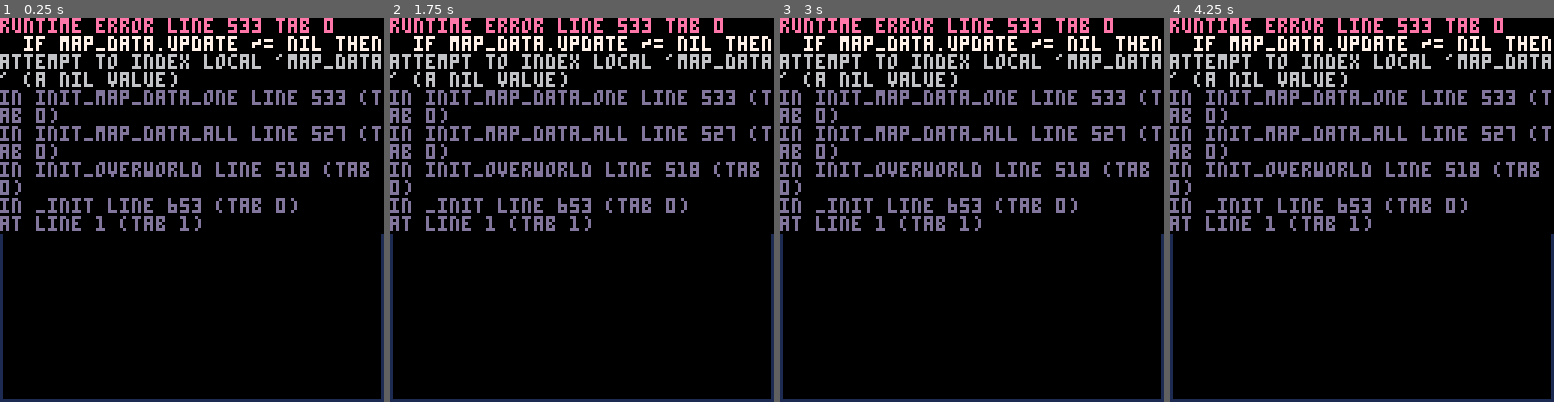
Above: before the commit, frames 1-4 (left to right).
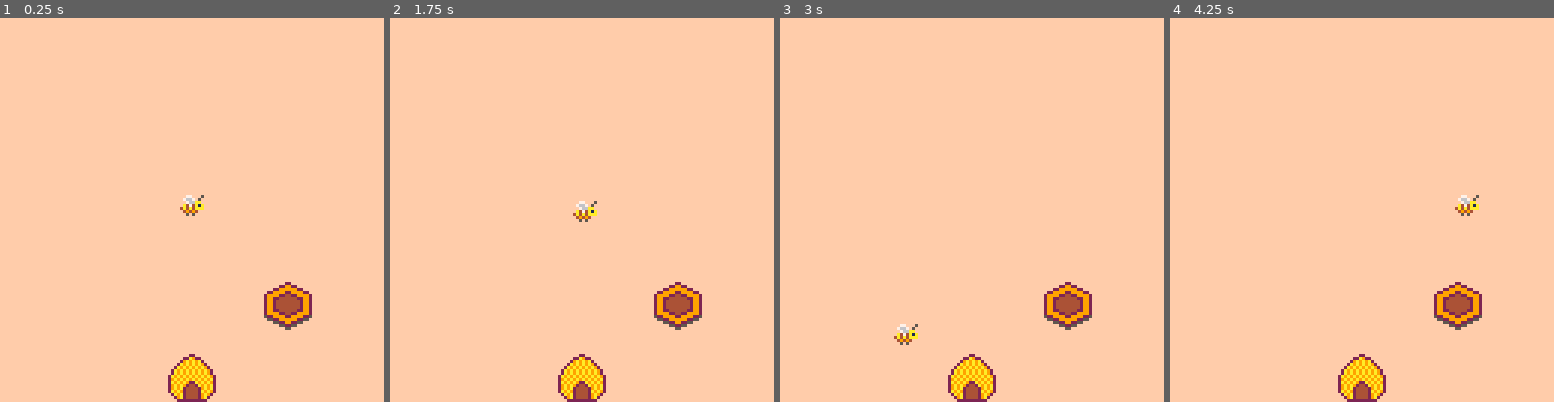
Above: after the commit, the same moments.

Repository: global-game-jam-2019-team/the_letter_bee
Game: PICO-8 cartridge the_letter_bee_art_sound_backup.p8
Two runs of this game, one before a commit and one after it. Both use one fixed random seed, a clock stepped at 60 frames per second and the inputs below.
Inputs:
- Up to frame 1 (0.25 s): no input
- Up to frame 2 (1.75 s): tap O (Z key) at 0.33, 0.7, 1.43 s; tap X (X key) at 1.07 s
- Up to frame 3 (3 s): hold Left 1.97-2.37 s; tap X (X key) at 2.07, 2.4, 2.73 s; tap O (Z key) at 2.22 s; hold Down 2.42-2.82 s; hold Right from 2.87 s (still down)
- Up to frame 4 (4.25 s): tap X (X key) every 0.33 s from 3.07 to 4.07 s; tap O (Z key) at 3.1, 3.98 s; release Right at 3.53 s; hold Up 3.58-4.08 s; hold Right from 4.13 s (still down)

The runs differ from the first frame. In frame 1, 100% of the frame differs, in the area x 0-100%, y 0-100%; in frame 2, 100%; in frame 3, 100%; in frame 4, 100%.
Error before the commit: runtime error line 533 tab 0; if map_data.update ~= nil then; attempt to index local 'map_data' (a nil value)

Commit message:
busy bee two

Diff:
--- a/the_letter_bee.p8
+++ b/the_letter_bee.p8
@@ -726,9 +726,9 @@
 000bb000000cc000000ee000299224444442299200005552444400005445666f456664f00000000033333333333333333333333333333333000dd222dddd0000
 000000000000000000000000299244444444299200005222244400000445666f456664f00000000033333e3333333333333333833333333300ff22222dd00000
 000000000000000000000000299244444444299200005222244400000ff5666ff5666ff0000000005333e7e33333393333333878333333330ffff222ffd00000
-000770000000000000000000299244444444299200005222444400000f45666445666f400000000035333e33333397933333338333333335000ffd2dffff0000
-007777770000000000777700299224444442299200005552444400000f444f444f444f40000000000335333333333933333333333333535000000dddffff3000
-007777777770000007555570299992244229999200005222244400000ffffff88ffffff0000000000053353333333333333333333333350000000ddd33f3b000
+000770000000000000000000299244444444299200005222444400000f45666445666f401060000035333e33333397933333338333333335000ffd2dffff0000
+007777770000000000777700299224444442299200005552444400000f444f444f444f40095000000335333333333933333333333333535000000dddffff3000
+007777777770000007555570299992244229999200005222244400000ffffff88ffffff0999900000053353333333333333333333333350000000ddd33f3b000
 07777777777777000700007052299992299992250000522224440000044f4488884f44f00000000000035353333333333333333333533000000000d003330000
 07777777777777770677776005522999999225500005555244444000044f4485684f44f0000000000000055333333333333333333535000000000000003b0000
 676776766767767700666600000552299225500000552222444444000fffff8888fffff0000000000000000533333333333333333550000000000000b0300000
--- a/the_letter_bee_art_sound_backup.p8
+++ b/the_letter_bee_art_sound_backup.p8
@@ -15,6 +15,7 @@
    cycling = false, cycle_timer = 0,
    col = 8, mode = 1, point_right = true,
    r = 4,
+   sprite="bee",
    carry_sprite=nil}
 local bee_gravity = 0
 local bee_speed = 3 -- 1.75
@@ -149,6 +150,10 @@
   -- todo: tree.
 }
 
+_sfx = {
+  hurt = 8
+}
+
 -- gathers spr parameters
 function s(name, x, y, flip_x, flip_y)
   local sd = _s[name]
@@ -165,6 +170,16 @@
   if p.carry_sprite ~= nil then return end
   p.carry_sprite = entity.type
   del(entities, entity)
+end
+
+-- entity reaction: hurt
+function er_hurt(entity, entities)
+  local knockback = 10
+  p.sprite = "bee_pink"
+  sfx(_sfx.hurt)
+  local theta = atan2(p.x-entity.x, p.y-entity.y)
+  p.x = p.x + cos(theta) * knockback
+  p.y = p.y + sin(theta) * knockback
 end
 
 -- entity reaction: drop
@@ -236,6 +251,7 @@
 end
 
 function update_bee()
+  p.sprite = "bee"
   p.y = p.y + bee_gravity
   if t % bee_jank_skip_rate ~= 0 then
     local angle = rnd(1)
@@ -258,7 +274,7 @@
   if p.x < hive_wall_thickness then p.x = hive_wall_thickness end
 end
 
-function control()
+function control(entities)
   -- left
   if b(0).isdown then
     p.x = p.x - bee_speed
@@ -273,16 +289,17 @@
   if b(2).isdown then p.y = p.y - bee_speed end
   -- down
   if b(3).isdown then p.y = p.y + bee_speed end
+
+  if b(4).isdown then er_drop(null, entities) end
 end
 
 -- determines which entities the bee is touching
 function check_overlap(entities)
-  local bee_r = _s["bee"].r
+  local bee_r = _s[p.sprite].r
   for i=#entities,1,-1 do
     local e = entities[i]
     e.is_touched = false
     local sprite = _s[e.type]
-    -- log("checking", e.type,e.x, )
     local e_r = sprite.r
     if e_r ~= nil then
       local dx = e.x - p.x
@@ -292,10 +309,10 @@
         local d2_limit = pow2(bee_r + e_r)
         if d2 < d2_limit then
           e.is_touched = true
-          log("colliding", e.type, bee_r, e_r)
-          log("colliding", dx, dy)
-          log("colliding", d2, d2_limit)
-          log("colliding", e.x, e.y, p.x, p.y)
+          -- log("colliding", e.type, bee_r, e_r)
+          -- log("colliding", dx, dy)
+          -- log("colliding", d2, d2_limit)
+          -- log("colliding", e.x, e.y, p.x, p.y)
         end
       end
     end
@@ -304,14 +321,14 @@
 
 -- reacts to the bee touching entities
 function apply_overlap(entities)
-  _s.bee.n = 1
+  -- _s.bee.n = 1
   for i=#entities,1,-1 do
     local e = entities[i]
     if e.is_touched then
-      _s.bee.n = 2
+      -- _s.bee.n = 2
       local reactions = e.reactions
       if reactions ~= nil then
-        log("#reactions", #reactions)
+        -- log("#reactions", #reactions)
         for reaction in all(reactions) do
           reaction(e, entities)
         end
@@ -325,7 +342,7 @@
     local e = entities[i]
     local updates = e.updates
     if updates ~= nil then
-      log("#updates", #updates)
+      -- log("#updates", #updates)
       for update in all(updates) do
         update(e, entities)
       end
@@ -336,7 +353,7 @@
 function update_camera()
   cam_x_right_limit = p.x - cam_x_screen_limit
   cam_x_left_limit = p.x - (128 - cam_x_screen_limit)
-  log("bee", cam_x_right_limit, cam_x_left_limit, p.x)
+  -- log("bee", cam_x_right_limit, cam_x_left_limit, p.x)
   if cam_x > cam_x_right_limit then cam_x = cam_x_right_limit end
   if cam_x < cam_x_left_limit then cam_x = cam_x_left_limit end
 end
@@ -378,7 +395,7 @@
 
 function pick_map_old()
   local i = rnd_index(available_maps)
-  log("map", i, #available_maps)
+  -- log("map", i, #available_maps)
   return available_maps[rnd_index(available_maps)]
 end
 
@@ -445,7 +462,7 @@
   t = (t + 1) % 32767
   update_buttons()
   update_bee()
-  control()
+  control(overworld_entities)
   apply_floors(overworld_entities)
   apply_entity_updates(overworld_entities)
   check_overlap(overworld_entities)
@@ -454,6 +471,11 @@
   apply_map_updates(overworld_updates)
 
   update_camera()
+  if t % 10 < 5 then
+    _s.food.cy = 5
+  else
+    _s.food.cy = 4
+  end
 
   log("stats","mem",stat(0),"cpu",stat(1))
 end
@@ -490,12 +512,12 @@
 
   -- bee carry
   if p.carry_sprite ~= nil then
-    local offset_y = _s.bee.cy + _s[p.carry_sprite].cy
+    local offset_y = _s[p.sprite].cy + _s[p.carry_sprite].cy
     spr(s(p.carry_sprite, p.x, p.y + offset_y))
   end
 
   -- bee
-  spr(s("bee", p.x, p.y, not p.point_right))
+  spr(s(p.sprite, p.x, p.y, not p.point_right))
 end
 
 function go_to_overworld()
@@ -513,8 +535,8 @@
 
 function init_overworld()
   home_map = 1
-  map_list_left = {2,3,4,5}
-  map_list_right = {2,3,4,5}
+  map_list_left = {2,3} --4,5
+  map_list_right = {2,3} --4,5
   overworld_entities = {}
   overworld_updates = {}
   init_map_data_all({home_map}, 0)
@@ -557,10 +579,10 @@
   t = (t + 1) % 32767
   update_buttons()
   update_bee()
-  control()
+  control(hive_entities)
 
   apply_hive_walls(hive_entities)
-  apply_entity_updates(overworld_entities)
+  apply_entity_updates(hive_entities)
   check_overlap(hive_entities)
   apply_overlap(hive_entities)
 
@@ -579,11 +601,11 @@
 
   -- bee carry
   if p.carry_sprite ~= nil then
-    local offset_y = _s.bee.cy + _s[p.carry_sprite].cy
+    local offset_y = _s[p.sprite].cy + _s[p.carry_sprite].cy
     spr(s(p.carry_sprite, p.x, p.y + offset_y))
   end
   -- bee
-  spr(s("bee", p.x, p.y, not p.point_right))
+  spr(s(p.sprite, p.x, p.y, not p.point_right))
 end
 
 function go_to_hive()
@@ -599,6 +621,19 @@
   if entity.y > floor_y then entity.y = floor_y end
 end
 
+function eu_wasp_cycle(entity, entities)
+  -- https://en.wikipedia.org/wiki/rose_(mathematics)
+  local n = 4;
+  local d = 6;
+  local k = n / d -- petal count; doubled if even? see article
+  local cycle_over_frames = 20 -- flr(rnd(45) + 45)
+  local theta = (t % (cycle_over_frames * d)) / cycle_over_frames
+  local offset_x = entity.petal_r * cos(k * theta) * cos(theta)
+  local offset_y = entity.petal_r * cos(k * theta) * sin(theta)
+  entity.x = entity.ox + offset_x
+  entity.y = entity.oy + offset_y
+end
+
 function eu_fall_off(entity, entities)
   entity.y = entity.y + normal_gravity
   if entity.y < -16 then er_delete(entity, entities) end
@@ -606,7 +641,7 @@
 
 -- prep entities
 function _init()
-  music(0)
+  -- music(0)
   overworld_updates = {}
   overworld_entities = {
     {type="food", x=136,y=floor_y,reactions={er_carry}}
@@ -628,9 +663,11 @@
     },
     [2] = {
       default_entities = {
-        {type="food", x=78,y=86,reactions={er_carry}},
-        {type="food", x=54,y=86,reactions={er_carry}},
-        {type="food", x=94,y=86,reactions={er_carry}},
+        {type="food", x=79,y=87,reactions={er_carry}},
+        {type="food", x=55,y=87,reactions={er_carry}},
+        {type="food", x=95,y=87,reactions={er_carry}},
+        {type="wasp",x=64,y=16,petal_r=12,
+          updates={eu_wasp_cycle},reactions={er_drop, er_hurt}},
       },
       update = function(o, map_data, distance_from_home, screen_offset_x)
         log("update 2", distance_from_home, screen_offset_x)
@@ -638,10 +675,9 @@
     },
     [3] = {
       default_entities = {
-        {type="food", x=64,y=12,reactions={}},
       },
       extra_entities = {
-        {type="spider", x=64,y=12,updates={eu_fall_off},reactions={er_drop}},
+        {type="spider", x=64,y=-4,updates={eu_fall_off},reactions={er_drop, er_hurt}},
       },
       update = function(o, map_data, distance_from_home, screen_offset_x)
         local local_px = p.x - screen_offset_x
@@ -659,6 +695,8 @@
 function inject_entity(entity, screen_offset_x)
   local new_entity = clone(entity)
   new_entity.x = new_entity.x + screen_offset_x
+  new_entity.ox = new_entity.x
+  new_entity.oy = new_entity.y
   add(overworld_entities, new_entity)
 end
 
@@ -688,9 +726,9 @@
 000bb000000cc000000ee000299224444442299200005552444400005445666f456664f00000000033333333333333333333333333333333000dd222dddd0000
 000000000000000000000000299244444444299200005222244400000445666f456664f00000000033333e3333333333333333833333333300ff22222dd00000
 000000000000000000000000299244444444299200005222244400000ff5666ff5666ff0000000005333e7e33333393333333878333333330ffff222ffd00000
-000770000000000000000000299244444444299200005222444400000f45666445666f400000000035333e33333397933333338333333335000ffd2dffff0000
-007777770000000000777700299224444442299200005552444400000f444f444f444f40000000000335333333333933333333333333535000000dddffff3000
-007777777770000007555570299992244229999200005222244400000ffffff88ffffff0000000000053353333333333333333333333350000000ddd33f3b000
+000770000000000000000000299244444444299200005222444400000f45666445666f401060000035333e33333397933333338333333335000ffd2dffff0000
+007777770000000000777700299224444442299200005552444400000f444f444f444f40095000000335333333333933333333333333535000000dddffff3000
+007777777770000007555570299992244229999200005222244400000ffffff88ffffff0999900000053353333333333333333333333350000000ddd33f3b000
 07777777777777000700007052299992299992250000522224440000044f4488884f44f00000000000035353333333333333333333533000000000d003330000
 07777777777777770677776005522999999225500005555244444000044f4485684f44f0000000000000055333333333333333333535000000000000003b0000
 676776766767767700666600000552299225500000552222444444000fffff8888fffff0000000000000000533333333333333333550000000000000b0300000
Not shown, changed: the sound effects (__sfx__) section of the_letter_bee_art_sound_backup.p8
